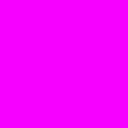
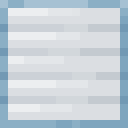
Layered file, before and after one edit (128×128). Changes by layer:
renamed "texture" to "frame", blend normal → soft light, painted on it over [0, 0, 128, 128]
added layer "steel_block" over [0, 0, 128, 128]
